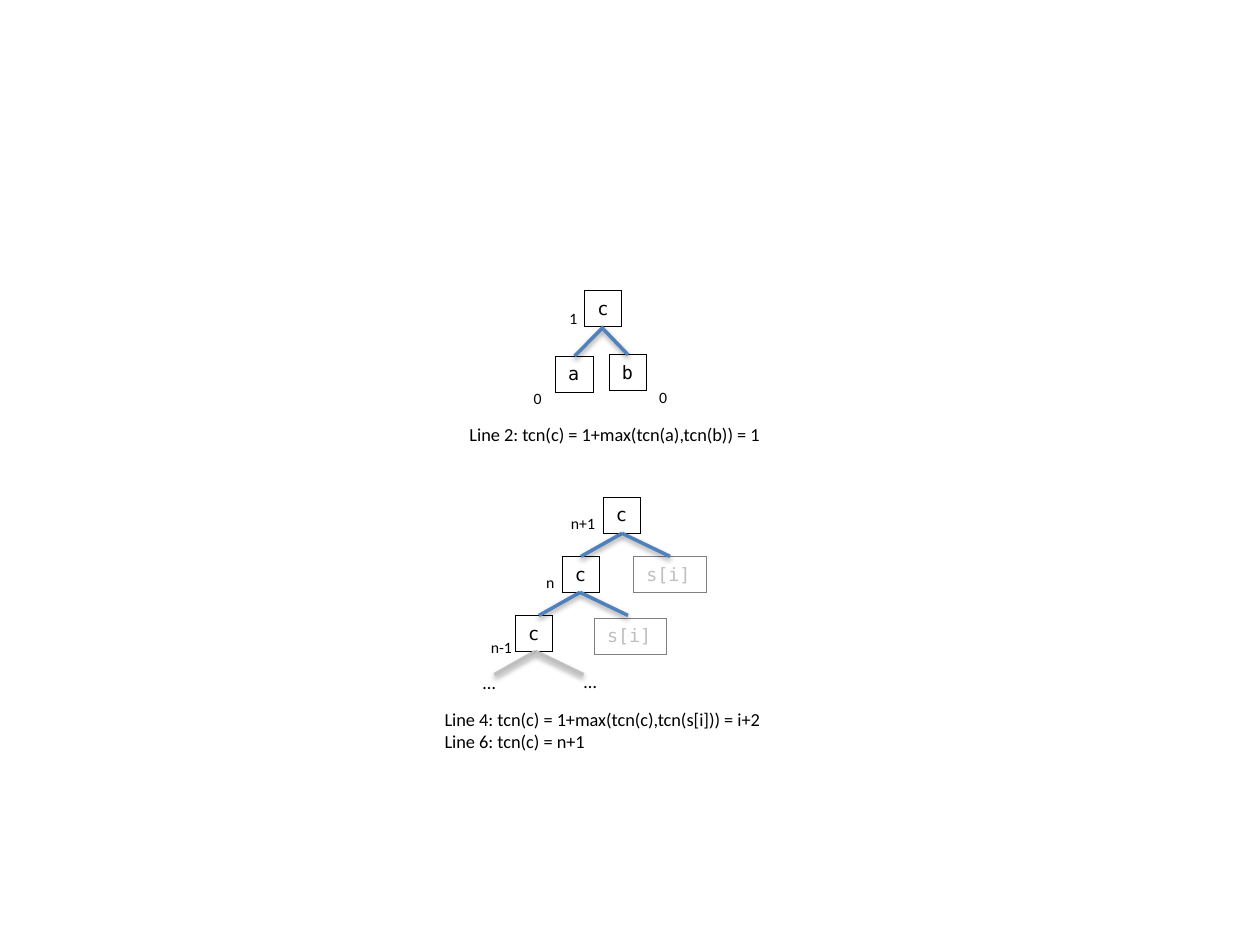
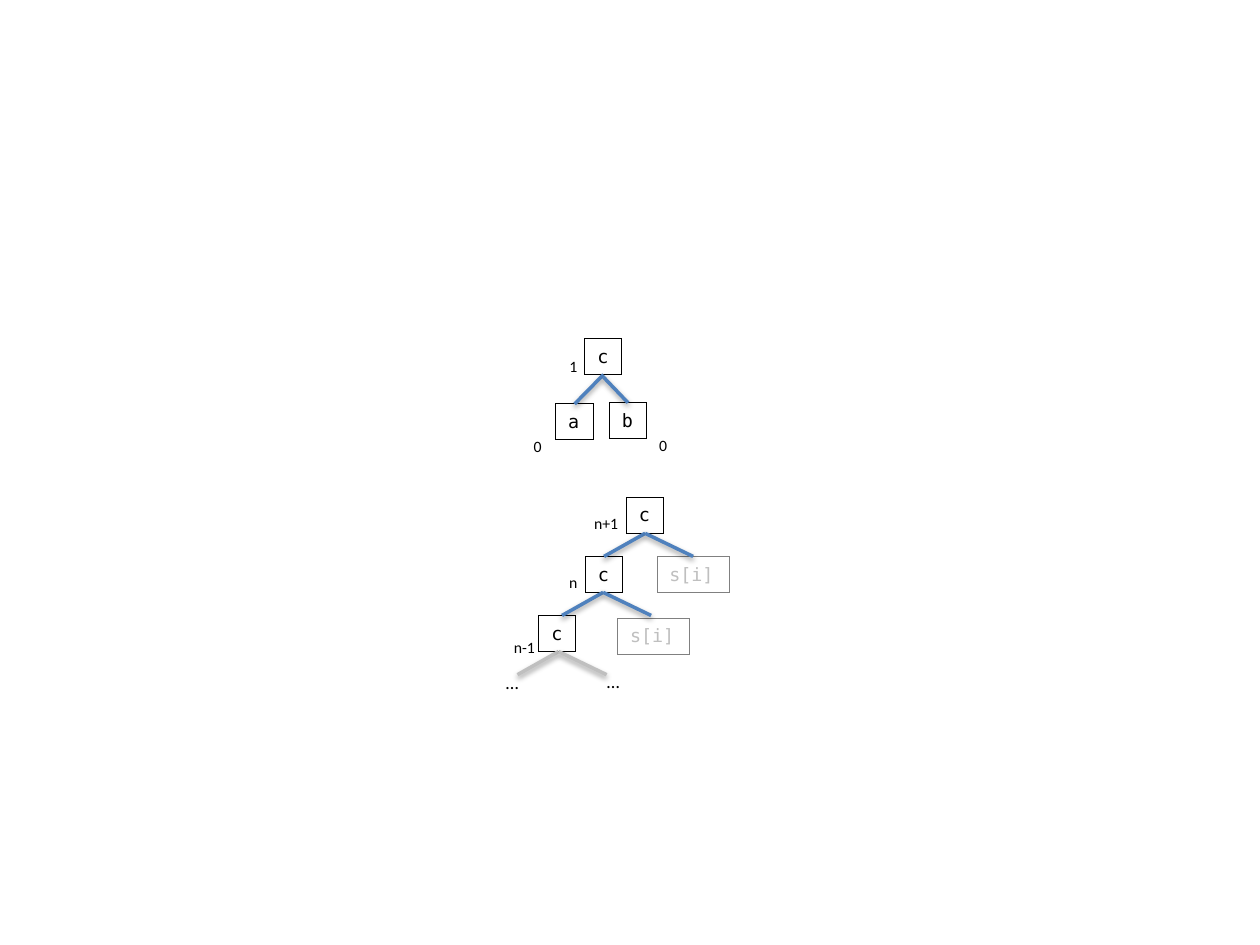
Before and after one commit to panda-re/lava, a slide deck: slide 1 of paper1/tcn.pptx. Drawn at 1260x945 pixels with LibreOffice and Linux fonts; fonts in the diff are those of the drawing. Boxes give left, top, right and bottom in pixels: in the first picture for what was removed or moved away, otherwise in the second. Text is boxed around its words. In the diff, an @@ line names an element or a change of style, - is before the commit and + after.

```diff
--- a/paper1/tcn.pptx
+++ b/paper1/tcn.pptx
@@ 3 texts, 2 rectangles, 2 lines: place and size @@
-3 texts, 2 rectangles, 2 lines at [534,291,667,404]
+3 texts, 2 rectangles, 2 lines at [534,339,667,452]
@@ rectangle "a": place and size @@
-rectangle "a" at [556,357,593,393]
+rectangle "a" at [556,404,593,441]
@@ text removed at [469,427,759,444] @@
-Line 2: tcn(c) = 1+max(tcn(a),tcn(b)) = 1
@@ 5 lines, 4 texts, 3 rectangles: place and size @@
-5 lines, 4 texts, 3 rectangles at [470,519,706,702]
+5 lines, 4 texts, 3 rectangles at [494,519,730,702]
@@ 2 rectangles, 1 text, 1 line: place and size @@
-2 rectangles, 1 text, 1 line at [491,498,667,674]
+2 rectangles, 1 text, 1 line at [514,498,689,674]
@@ text removed at [445,712,760,751] @@
-Line 4: tcn(c) = 1+max(tcn(c),tcn(s[i])) = i+2
-Line 6: tcn(c) = n+1
```
Also in this commit, not shown: 4 other files.
